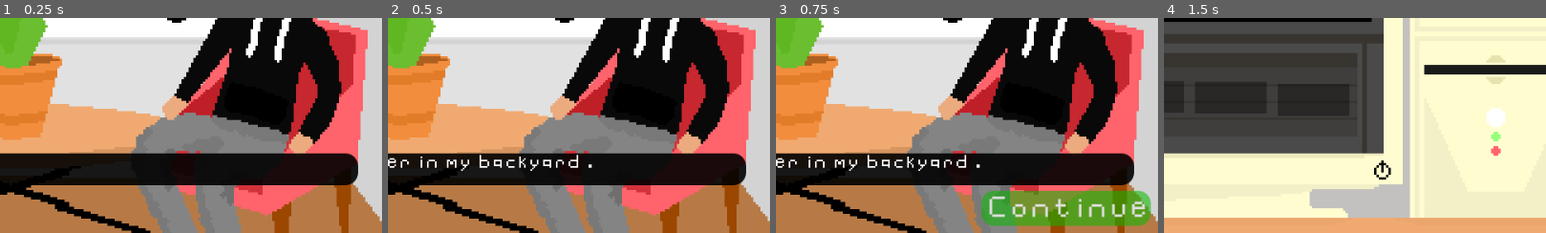
Above: before the commit, frames 1-4 (left to right).
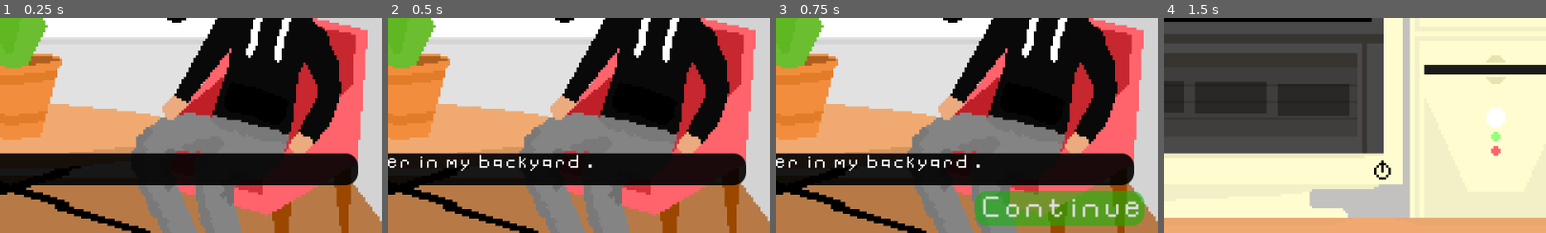
Above: after the commit, the same moments.

Repository: u-sernam-e/word-rot
Game: Godot game, scene res://Levels/1.tscn
Same seed, same stepped clock (60 frames per second), same inputs: the game is played once before the commit and once after it. This scene is started directly instead of the project's main scene. The engine's default icon, where the game draws it, is replaced by a stand-in: a white triangle on a blue panel in a dark square. Sound files missing from this copy of the repository are replaced by a short silence.
Inputs (mouse positions are % of the whole screen's width and height, from its top left):
- Up to frame 1 (0.25 s): no input
- Up to frame 2 (0.5 s): no input
- Up to frame 3 (0.75 s): click (9, 44) at 0.5 s
- Up to frame 4 (1.5 s): click "Continue" at 1.25 s
The pictures show only the part of the screen within x 50-100%, y 50-100%; the shares and areas given below are measured in that part.

Frames 1-2 are identical in both runs. In frame 3, 2.5% of the frame differs, in the area x 52-99%, y 80-97%; in frame 4, nothing differs.

Commit message:
moved button

Diff:
--- a/ingame/base_interview.tscn
+++ b/ingame/base_interview.tscn
@@ -93,9 +93,9 @@
 fit_content = true
 
 [node name="Continue" type="Button" parent="." unique_id=1743659827]
-offset_left = 738.0
+offset_left = 730.0
 offset_top = 487.0
-offset_right = 951.0
+offset_right = 943.0
 offset_bottom = 531.0
 theme_override_colors/font_disabled_color = Color(0.88, 0.88, 0.88, 0)
 theme_override_font_sizes/font_size = 32
